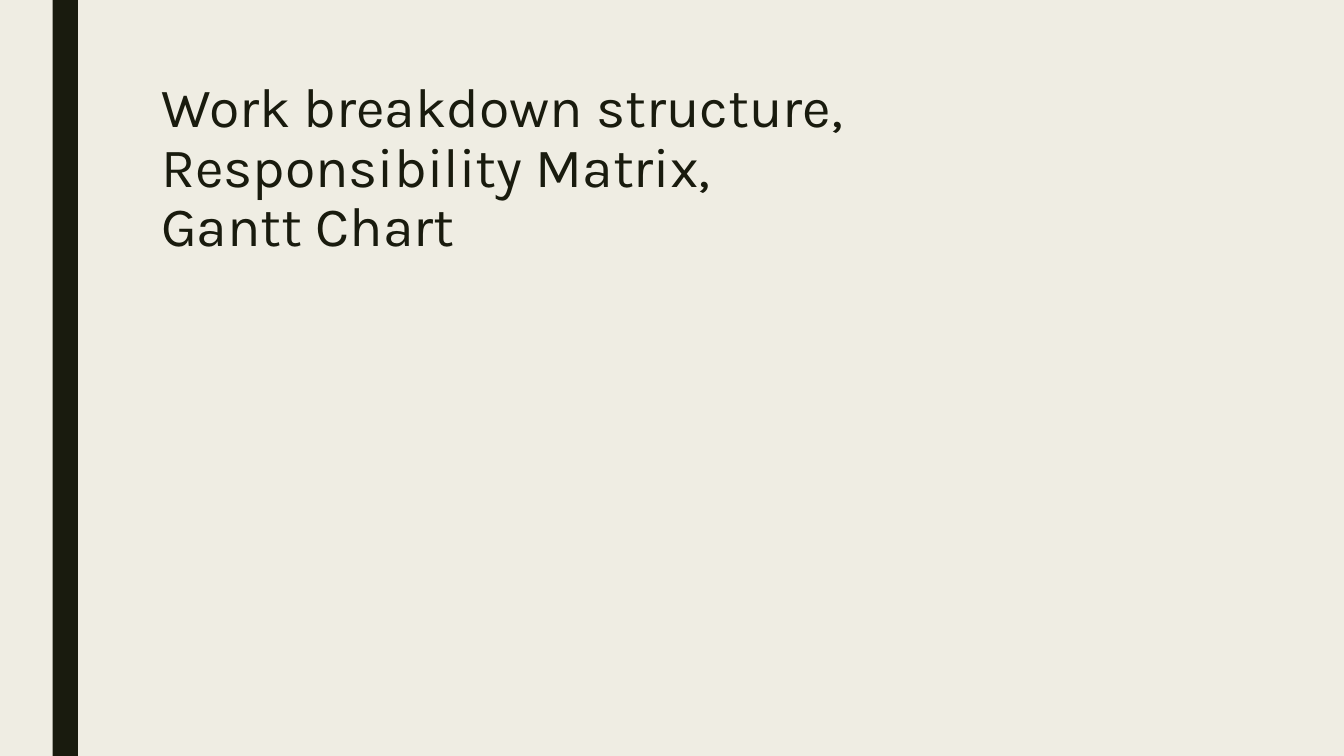
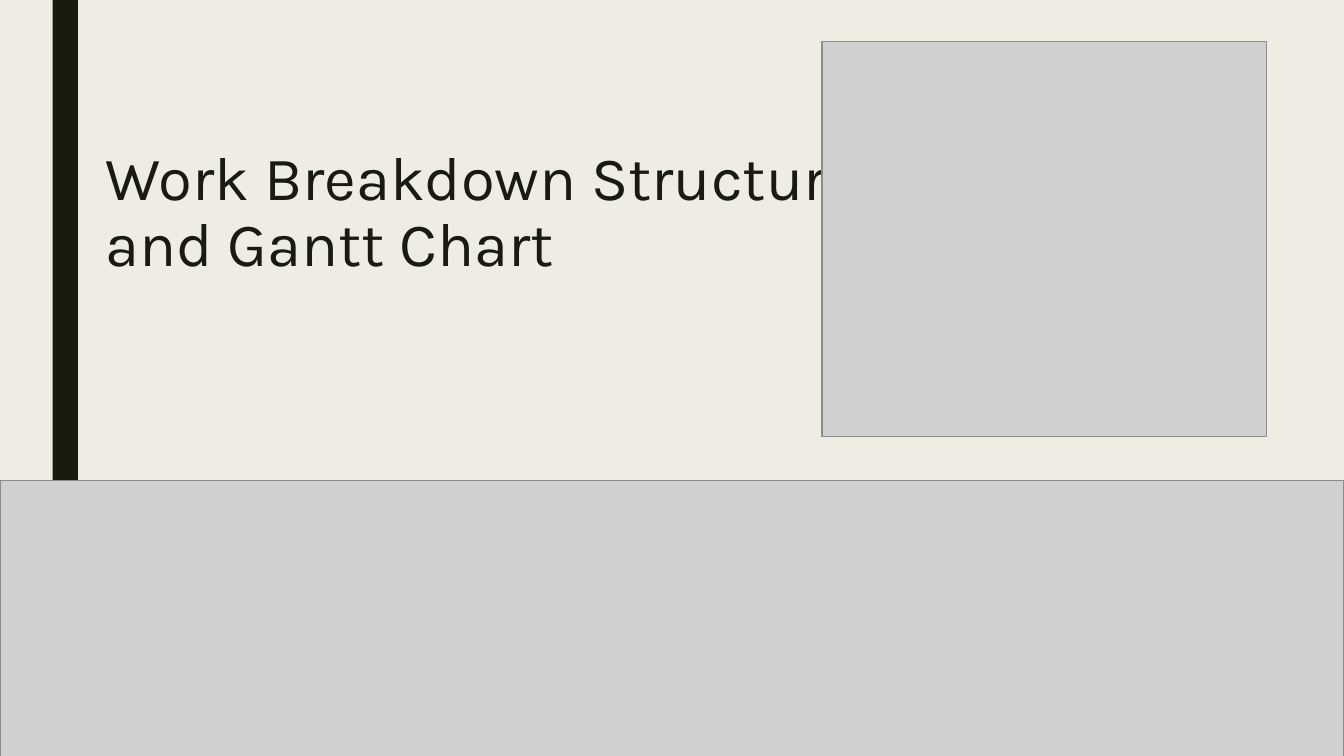
Before and after one commit to cupFullOfJava/prescribe, a slide deck: slide 3 of PrescribeFinalPresentation.pptx. Drawn at 1344x756 pixels with LibreOffice and Linux fonts; fonts in the diff are those of the drawing; grey boxes stand for pictures. Boxes give left, top, right and bottom in pixels: in the first picture for what was removed or moved away, otherwise in the second. Text is boxed around its words. In the diff, an @@ line names an element or a change of style, - is before the commit and + after.

```diff
--- a/PrescribeFinalPresentation.pptx
+++ b/PrescribeFinalPresentation.pptx
@@ picture added at [823, 42, 1267, 438] @@
@@ title at [106, 145, 857, 267]: text changed; size 39.6 to 44 pt @@
-Work breakdown structure,
-Responsibility Matrix,
-Gantt Chart
+Work Breakdown Structure
+and Gantt Chart
@@ picture added at [0, 481, 1344, 756] @@
```
Also in this commit, not shown: 3 other slides changed, 1 other file.
